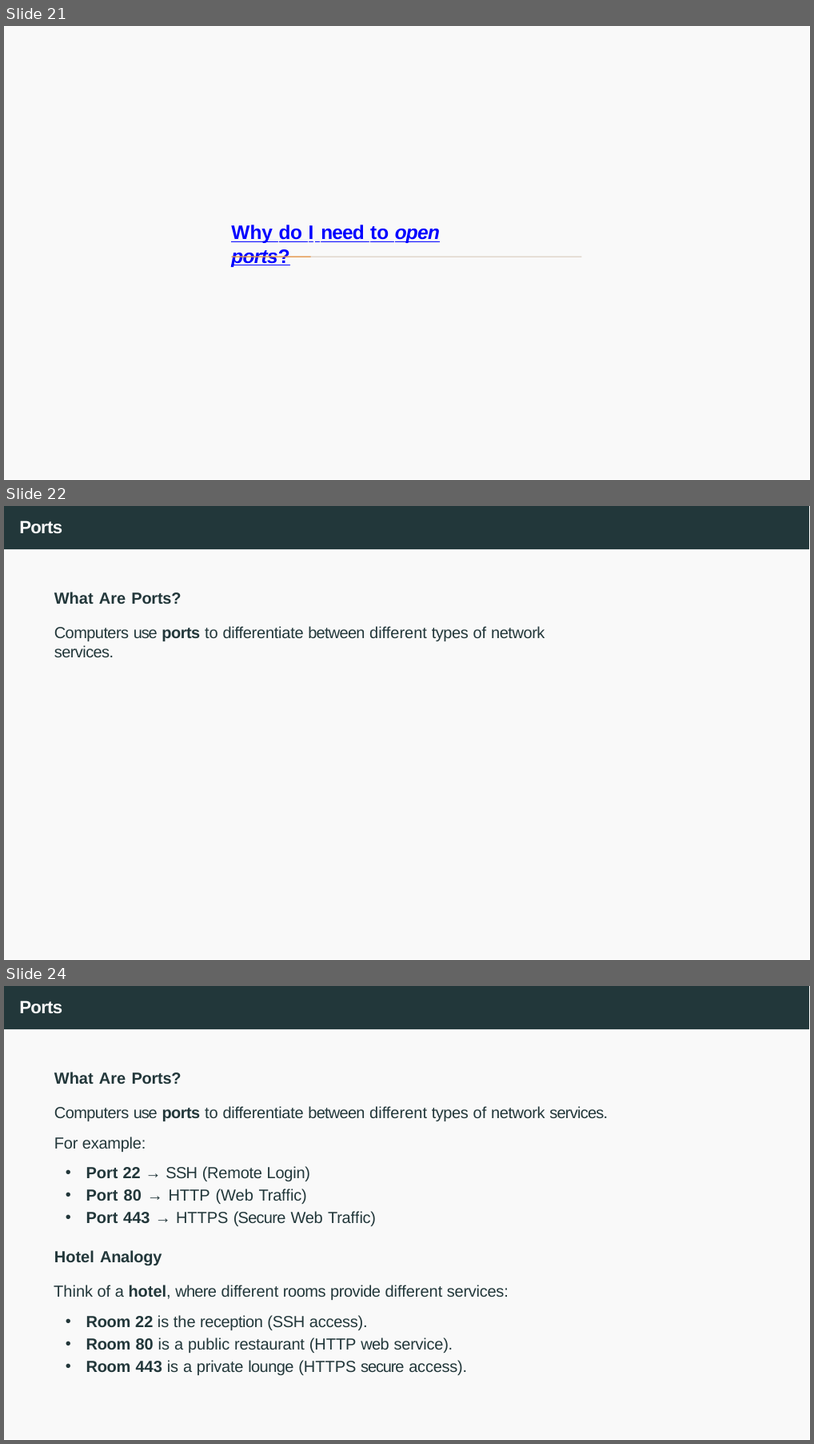
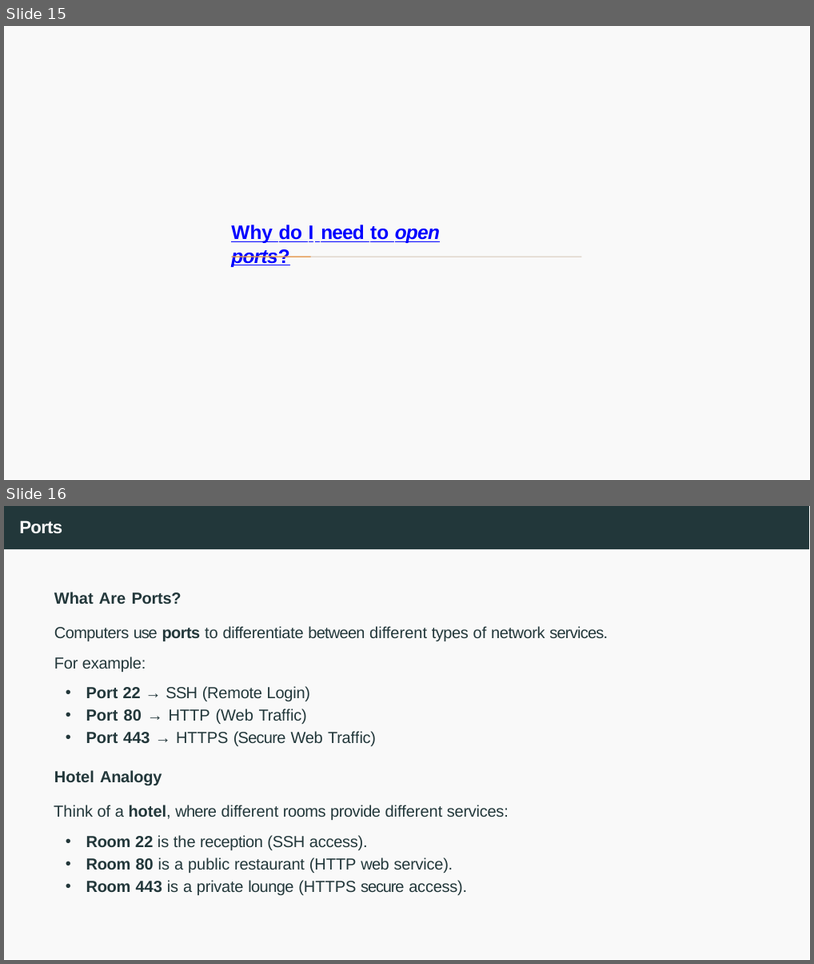
Before and after one commit to joanpaucm/HPDCB, a slide deck: src/slides/Session 3 - Introduction to AWS + EC2-2026.pptx. Shown one above the other, each under a label of ours: slides 21, 22 and 24 before the commit, slides 15 and 16 after it; the slides between them are not shown. The pictures are 814x1444 and 814x964 pixels, drawn with LibreOffice and Linux fonts; fonts in the diff are those of the drawing. Boxes give left, top, right and bottom in pixels: in the first picture for what was removed or moved away, otherwise in the second. Text is boxed around its words. In the diff, an @@ line names an element or a change of style, - is before the commit and + after.

```diff
--- a/src/slides/Session 3 - Introduction to AWS + EC2-2026.pptx
+++ b/src/slides/Session 3 - Introduction to AWS + EC2-2026.pptx
@@ slide 22 removed at (4, 506, 810, 960), background #FFFFFF; not listed: 2 template elements that a slide beside it also shows @@
@@ text removed at (19, 520, 62, 534) @@
-Ports
@@ text removed at (54, 592, 545, 641) @@
-What Are Ports?
-Computers use ports to differentiate between different types of network services.
@@ what was slide 21 is now slide 15 @@
@@ what was slide 24 is now slide 16 @@
```
Also in this commit, not shown: 19 other slides removed, 3 other files.
